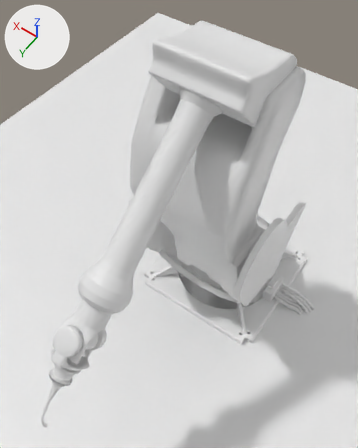
The Blender file Blender_Models/M-2000iA_2300/robot.blend, before and after one commit.
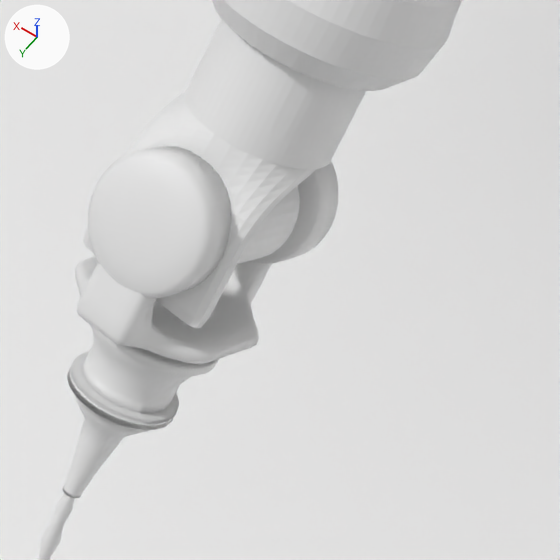
The first picture shows the older version from a camera (50 mm lens) standing at (-2.52, 5.24, 8.25) and looking at (0.14, 1.52, 2.4). The close-ups show both versions on the part from 10% to 43% of the width and 66% to 92% of the height of that picture. The lights are fixed; the arrows at upper left show +X, +Y and +Z.

In view in the first close-up: 'BezierCurve.009', 'El3', 'El4', 'El5', 'Ground', 'WeldingMachine'.
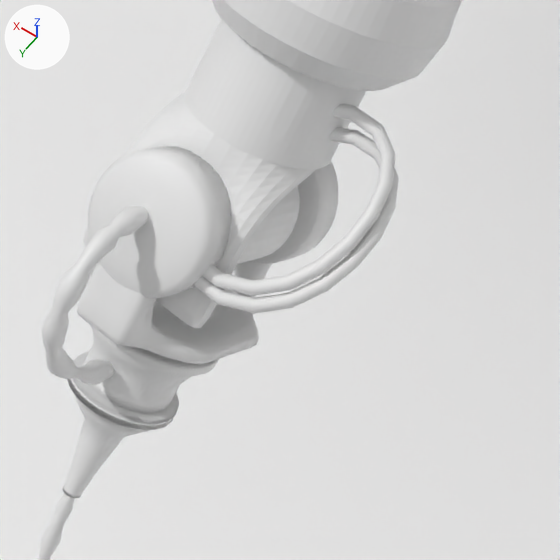
Changed parts and their boxes [x1, y1, x2, y2] in the close-ups (560 x 560 px):
'BezierCurve.010', added: after [42, 206, 148, 385]
'BezierCurve.011', added: after [202, 104, 395, 296]
'BezierCurve.012', added: after [193, 127, 399, 314]

The change, as a list of edits to the scene's bpy script:
```text
Add me_beziercurve_009:
    me_beziercurve_009.from_pydata(...)  # 300 vertices, 288 faces; spans x -0.053..0.021, y -0.003..0.438, z -0.525..0.103
    me_beziercurve_009.polygons.foreach_set('use_smooth', [True] * 288)
Add cu_beziercurve_011:
    cu_beziercurve_011 = bpy.data.curves.new('BezierCurve.011', 'CURVE')
    cu_beziercurve_011.dimensions = '3D'
    _sp = cu_beziercurve_011.splines.new('BEZIER'); _sp.bezier_points.add(1)
    _sp.bezier_points.foreach_set('co', [1.09, -1.018, -0.1, 1.235, -0.586, -0.152])
    _sp.bezier_points.foreach_set('handle_left', [1.915, -0.482, -0.1, 0.701, -0.297, -0.271])
    _sp.bezier_points.foreach_set('handle_right', [0.612, -1.33, -0.1, 2.097, -1.054, 0.0419])
    for _p, _l, _r in zip(_sp.bezier_points, ['ALIGNED', 'ALIGNED'], ['ALIGNED', 'ALIGNED']): _p.handle_left_type = _l; _p.handle_right_type = _r
    _sp.order_u = 0
    _sp.order_v = 0
    cu_beziercurve_011.use_path = True
    cu_beziercurve_011.bevel_depth = 0.02
    cu_beziercurve_011.fill_mode = 'FULL'
Add cu_beziercurve_010:
    cu_beziercurve_010 = bpy.data.curves.new('BezierCurve.010', 'CURVE')
    cu_beziercurve_010.dimensions = '3D'
    _sp = cu_beziercurve_010.splines.new('BEZIER'); _sp.bezier_points.add(1)
    _sp.bezier_points.foreach_set('co', [1.09, -1.018, -0.1, 1.235, -0.586, -0.181])
    _sp.bezier_points.foreach_set('handle_left', [1.915, -0.482, -0.1, 0.701, -0.297, -0.359])
    _sp.bezier_points.foreach_set('handle_right', [0.612, -1.33, -0.1, 2.078, -1.044, 0.0996])
    for _p, _l, _r in zip(_sp.bezier_points, ['ALIGNED', 'ALIGNED'], ['ALIGNED', 'ALIGNED']): _p.handle_left_type = _l; _p.handle_right_type = _r
    _sp.order_u = 0
    _sp.order_v = 0
    cu_beziercurve_010.use_path = True
    cu_beziercurve_010.bevel_depth = 0.02
    cu_beziercurve_010.fill_mode = 'FULL'
Add ob_beziercurve_012:
    ob_beziercurve_012 = bpy.data.objects.new('BezierCurve.012', cu_beziercurve_011)
    ob_beziercurve_012.parent = ob_el4
    ob_beziercurve_012.matrix_parent_inverse = Matrix(((1.118, 0.0, 0.0, -0.171), (0.0, 0.769, -0.609, -1.453), (0.0, 5.208, 6.577, -35.7), (0.0, 0.0, 0.0, 1.0)))
    ob_beziercurve_012.location = (-1.103, 4.46, 2.582)
Add ob_beziercurve_011:
    ob_beziercurve_011 = bpy.data.objects.new('BezierCurve.011', cu_beziercurve_010)
    ob_beziercurve_011.parent = ob_el4
    ob_beziercurve_011.matrix_parent_inverse = Matrix(((1.118, 0.0, 0.0, -0.171), (0.0, 0.769, -0.609, -1.453), (0.0, 5.208, 6.577, -35.7), (0.0, 0.0, 0.0, 1.0)))
    ob_beziercurve_011.location = (-1.077, 4.433, 2.657)
Add ob_beziercurve_010:
    ob_beziercurve_010 = bpy.data.objects.new('BezierCurve.010', me_beziercurve_009)
    ob_beziercurve_010.parent = ob_weldingmachine
    ob_beziercurve_010.matrix_parent_inverse = Matrix(((1.516, 0.0, 0.0, -0.235), (0.0, 0.938, 1.191, -6.138), (0.0, 9.149, -7.208, -22.19), (0.0, 0.0, 0.0, 1.0)))
    ob_beziercurve_010.location = (0.183, 3.875, 2.519)
```
